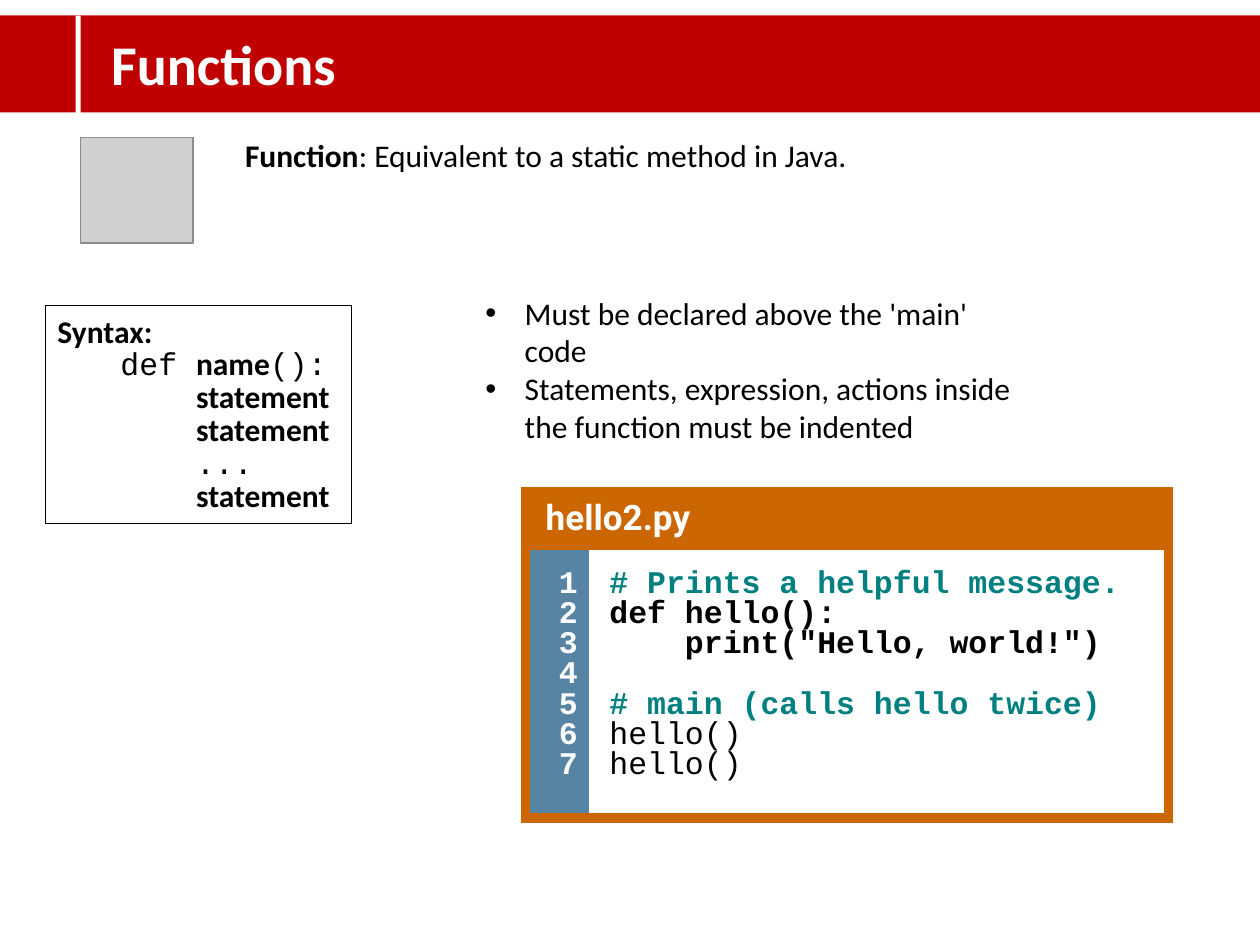
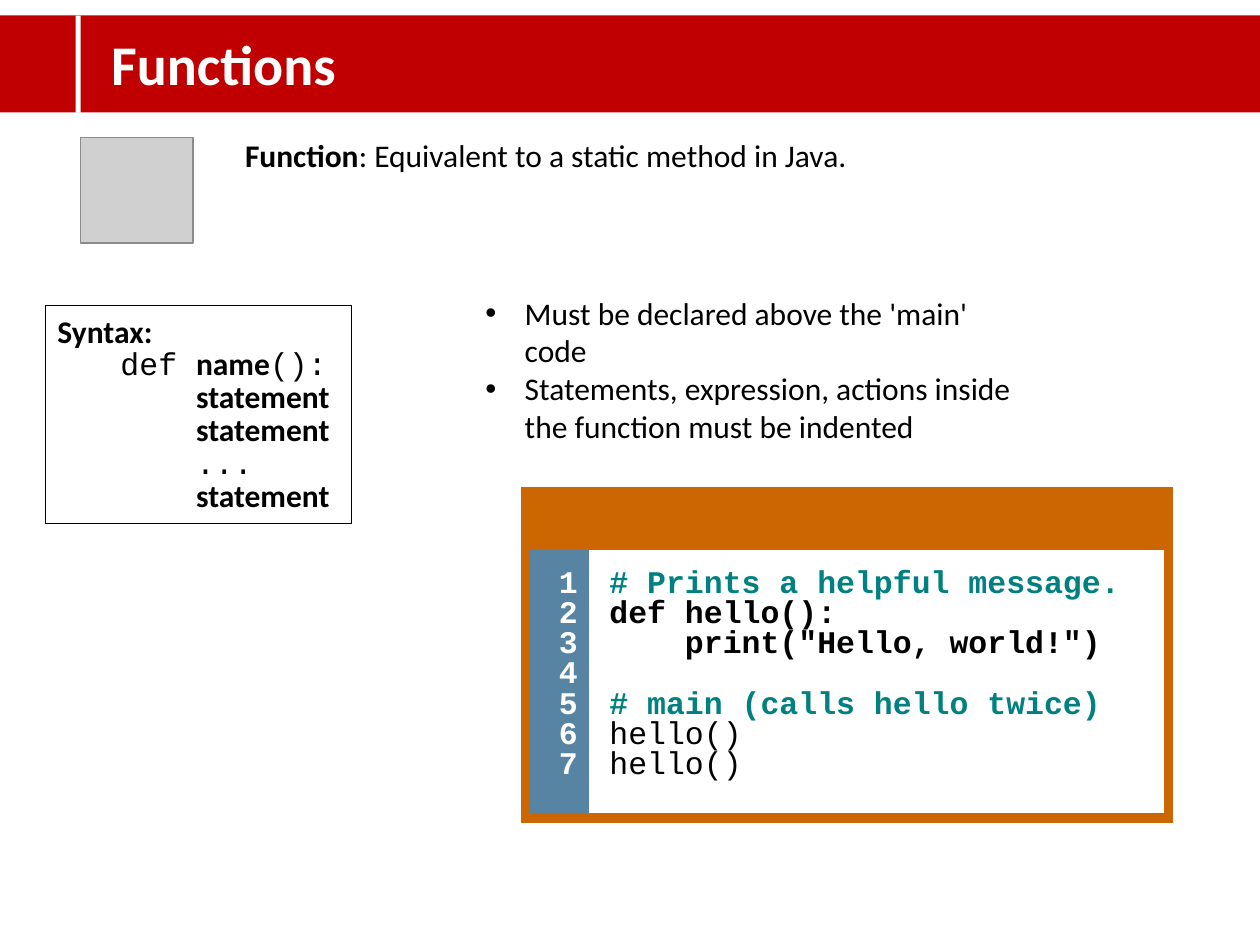
Before and after one commit to research-pedputra/main, a slide deck: slide 2 of docs/Lecture_004.pptx. Drawn at 1260x945 pixels with LibreOffice and Linux fonts; fonts in the diff are those of the drawing; grey boxes stand for pictures; background and template pictures are left out. Boxes give left, top, right and bottom in pixels: in the first picture for what was removed or moved away, otherwise in the second. Text is boxed around its words. In the diff, an @@ line names an element or a change of style, - is before the commit and + after.

```diff
--- a/docs/Lecture_004.pptx
+++ b/docs/Lecture_004.pptx
@@ table at (525, 493, 1169, 829) @@
-row 1, column 1: hello2.py
+row 1, column 1: 
```
Also in this commit, not shown: 1 other slide changed, 8 other files.
